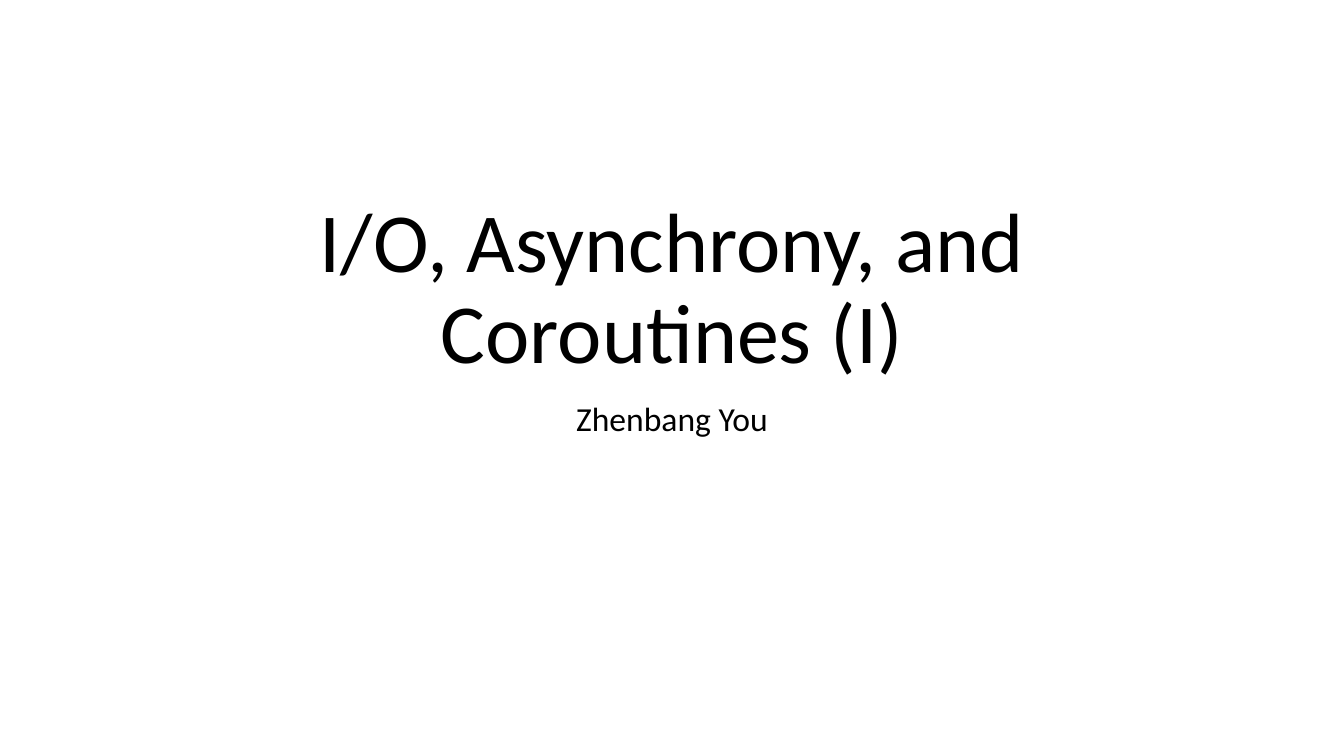
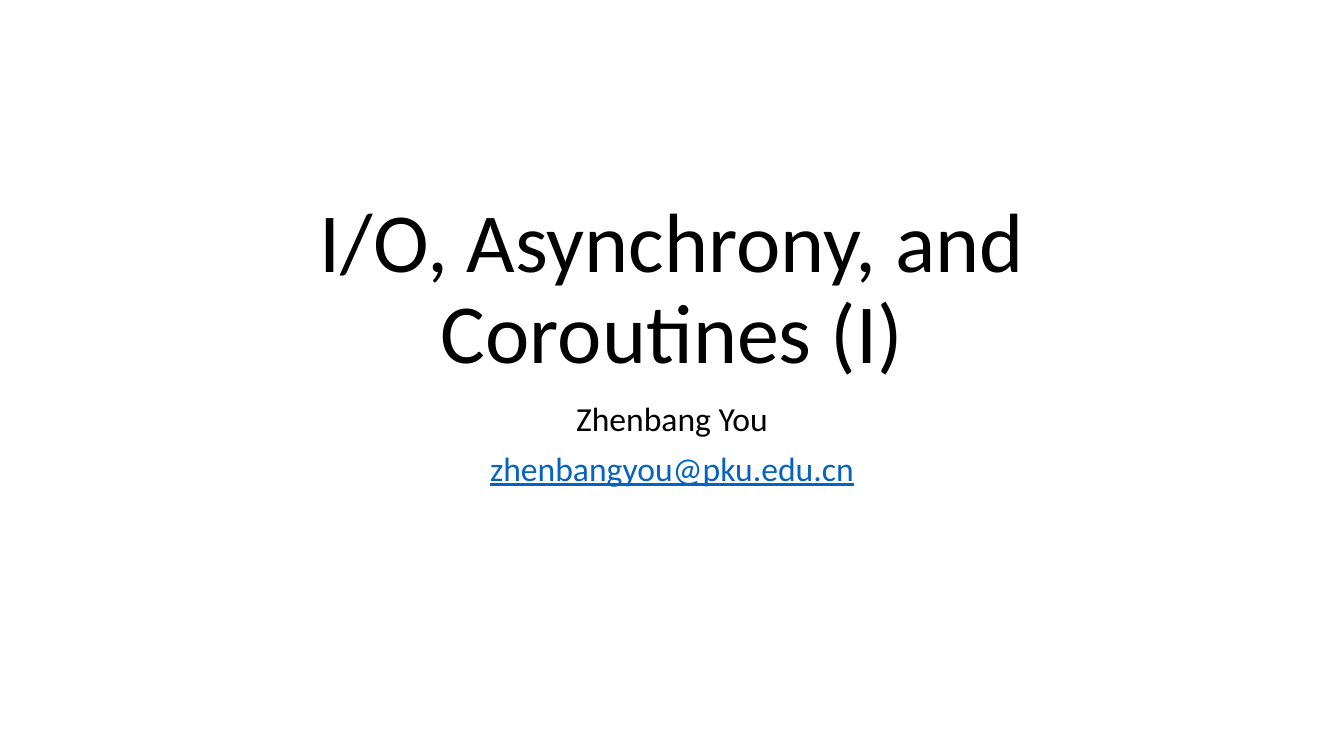
Before and after one commit to ZhenbangYou/Asynchronous-Programming-Tutorials, a slide deck: slide 1 of IO, Asynchrony, and Coroutines.pptx. Drawn at 1344x756 pixels with LibreOffice and Linux fonts; fonts in the diff are those of the drawing. Boxes give left, top, right and bottom in pixels: in the first picture for what was removed or moved away, otherwise in the second. Text is boxed around its words. In the diff, an @@ line names an element or a change of style, - is before the commit and + after.

```diff
--- a/IO, Asynchrony, and Coroutines.pptx
+++ b/IO, Asynchrony, and Coroutines.pptx
@@ subtitle at (x1=490, y1=457, x2=854, y2=487): paragraph added @@
+zhenbangyou@pku.edu.cn
```
Also in this commit, not shown: 1 slide added.
